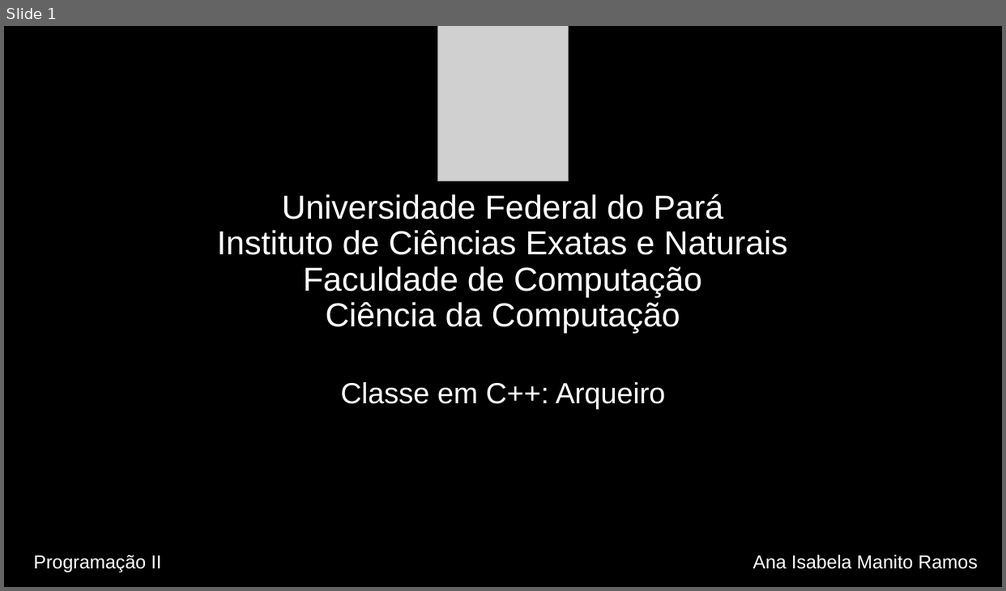
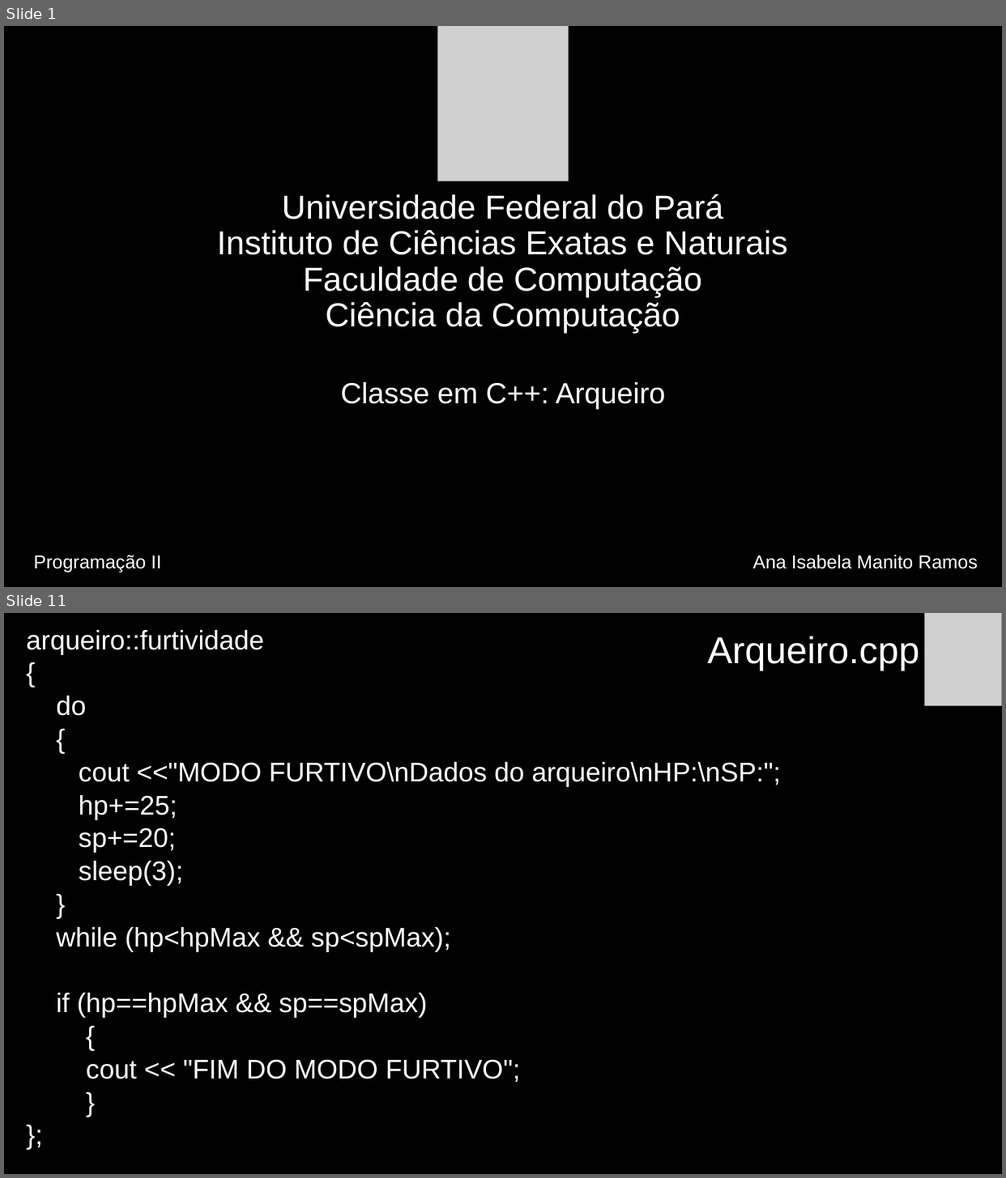
Before and after one commit to anaisabelamr/Arqueiro, a slide deck: Arqueiro/Arqueiro.pptx. Shown one above the other, each under a label of ours: slide 1 before the commit, slides 1 and 11 after it; the slides between them are not shown. The pictures are 1006x591 and 1006x1178 pixels, drawn with LibreOffice and Linux fonts; fonts in the diff are those of the drawing; grey boxes stand for pictures. Boxes give left, top, right and bottom in pixels: in the first picture for what was removed or moved away, otherwise in the second. Text is boxed around its words. In the diff, an @@ line names an element or a change of style, - is before the commit and + after.

```diff
--- a/Arqueiro/Arqueiro.pptx
+++ b/Arqueiro/Arqueiro.pptx
@@ slide 11 added at box(4, 613, 1002, 1174), background #000000 @@
@@ text added at box(26, 630, 781, 1083), 25.9 pt, text #FFFFFF @@
+arqueiro::furtividade
+{
+do
+{
+cout <<"MODO FURTIVO\nDados do arqueiro\nHP:\nSP:";
+hp+=25;
+sp+=20;
+sleep(3);
+}
+while (hp<hpMax && sp<spMax);
+if (hp==hpMax && sp==spMax)
+{
+cout << "FIM DO MODO FURTIVO";
+}
+};
@@ title added at box(707, 636, 919, 671), 36 pt, text #FFFFFF @@
+Arqueiro.cpp
@@ picture added at box(925, 613, 1002, 706) @@
```
Also in this commit, not shown: 5 slides changed, 5 other slides added, 14 other files.
